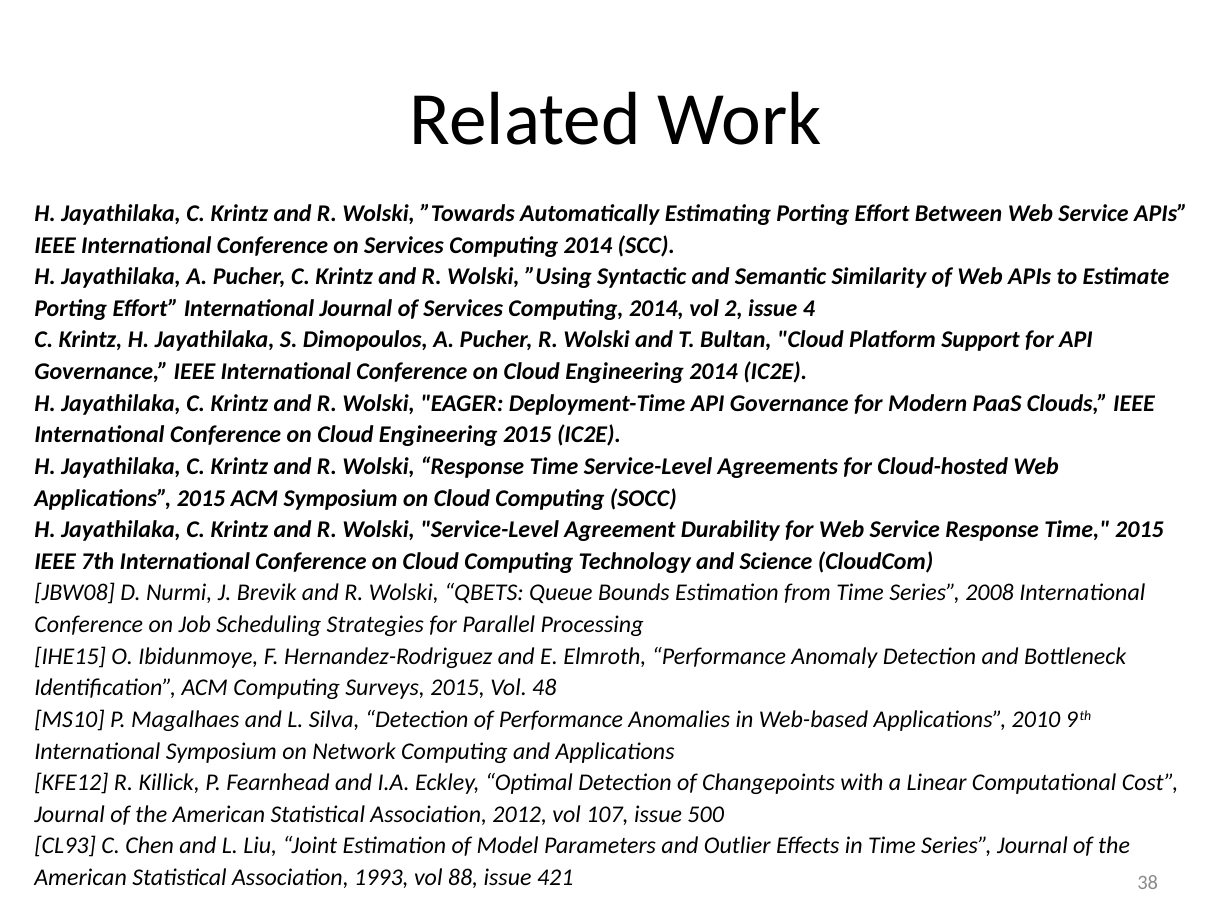
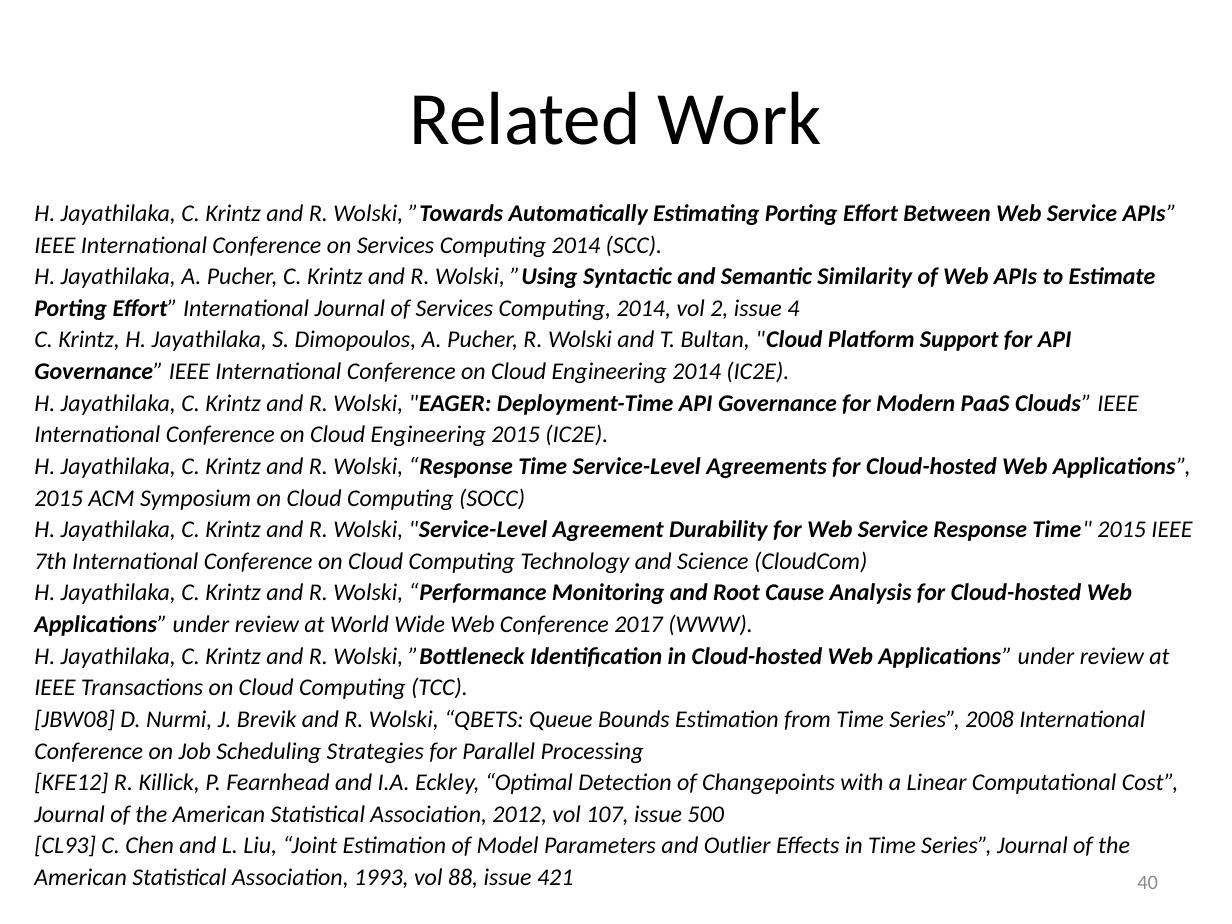
Before and after one commit to Dithn/eager-appscale, a slide deck: slide 40 of Eager/paper/dissertation/dissertation.pptx (slide 38 before the commit). Drawn at 1232x924 pixels with LibreOffice and Linux fonts; fonts in the diff are those of the drawing. Boxes give left, top, right and bottom in pixels: in the first picture for what was removed or moved away, otherwise in the second. Text is boxed around its words. In the diff, an @@ line names an element or a change of style, - is before the commit and + after.

Commit message:
Updated slides

```diff
--- a/Eager/paper/dissertation/dissertation.pptx
+++ b/Eager/paper/dissertation/dissertation.pptx
@@ text at bbox=[34, 204, 1191, 510]: bold off in "H. Jayathilaka, C. Krintz and R. Wolski, ...", "H. Jayathilaka, A. Pucher, C. Krintz and ...", "H. Jayathilaka, C. Krintz and R. Wolski, ..." @@
@@ text at bbox=[34, 330, 1138, 446]: text changed; bold off @@
-C. Krintz, H. Jayathilaka, S. Dimopoulos, A. Pucher, R. Wolski and T. Bultan, "Cloud Platform Support for API Governance,” IEEE International Conference on Cloud Engineering 2014 (IC2E).
-H. Jayathilaka, C. Krintz and R. Wolski, "EAGER: Deployment-Time API Governance for Modern PaaS Clouds,” IEEE International Conference on Cloud Engineering 2015 (IC2E).
+C. Krintz, H. Jayathilaka, S. Dimopoulos, A. Pucher, R. Wolski and T. Bultan, "Cloud Platform Support for API Governance” IEEE International Conference on Cloud Engineering 2014 (IC2E).
+H. Jayathilaka, C. Krintz and R. Wolski, "EAGER: Deployment-Time API Governance for Modern PaaS Clouds” IEEE International Conference on Cloud Engineering 2015 (IC2E).
@@ text at bbox=[34, 520, 1192, 699]: text changed; bold off @@
-H. Jayathilaka, C. Krintz and R. Wolski, "Service-Level Agreement Durability for Web Service Response Time," 2015 IEEE 7th International Conference on Cloud Computing Technology and Science (CloudCom)
+H. Jayathilaka, C. Krintz and R. Wolski, "Service-Level Agreement Durability for Web Service Response Time" 2015 IEEE 7th International Conference on Cloud Computing Technology and Science (CloudCom)
+H. Jayathilaka, C. Krintz and R. Wolski, “Performance Monitoring and Root Cause Analysis for Cloud-hosted Web Applications” under review at World Wide Web Conference 2017 (WWW).
+H. Jayathilaka, C. Krintz and R. Wolski, ”Bottleneck Identification in Cloud-hosted Web Applications” under review at IEEE Transactions on Cloud Computing (TCC).
@@ text at bbox=[34, 646, 1126, 763]: paragraphs removed @@
-[IHE15] O. Ibidunmoye, F. Hernandez-Rodriguez and E. Elmroth, “Performance Anomaly Detection and Bottleneck Identification”, ACM Computing Surveys, 2015, Vol. 48
-[MS10] P. Magalhaes and L. Silva, “Detection of Performance Anomalies in Web-based Applications”, 2010 9th International Symposium on Network Computing and Applications
@@ page number at bbox=[1137, 876, 1158, 889]: text changed @@
-38
+40
```
Also in this commit, not shown: 28 other slides changed, 3 slides added.
